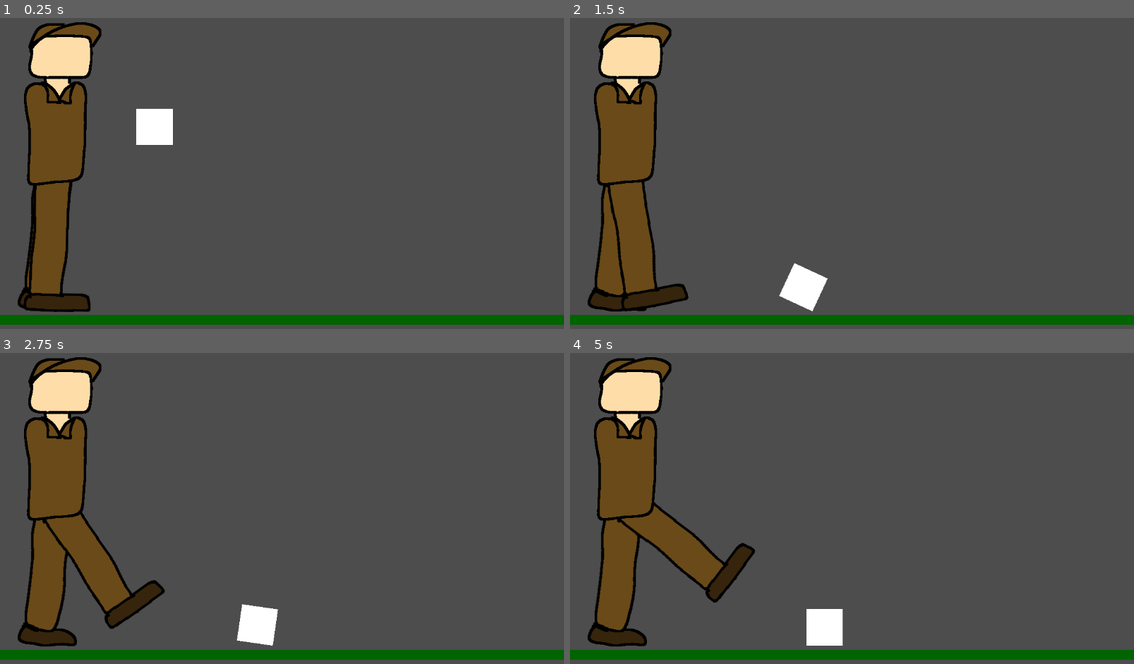
Above: before the commit, frames 1-4 (two rows, left to right).
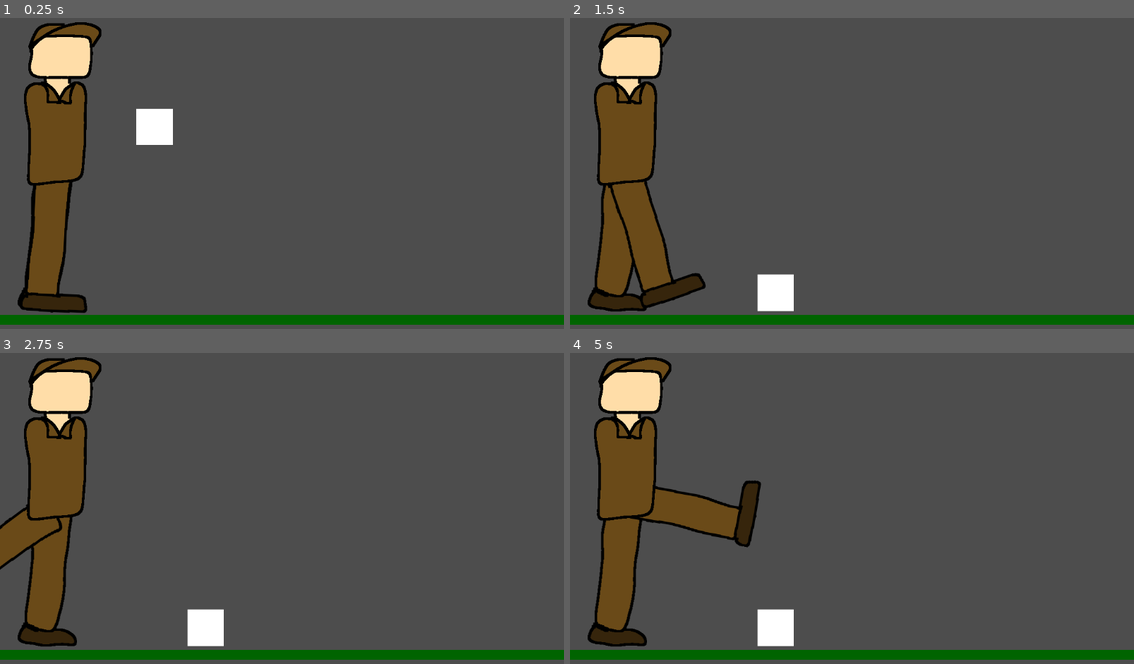
Above: after the commit, the same moments.

Repository: doctor-g/LD53
Game: Godot game, scene res://test_level.tscn
Same seed, same stepped clock (60 frames per second), same inputs: the game is played once before the commit and once after it.
Inputs:
- Up to frame 1 (0.25 s): no input
- Up to frame 2 (1.5 s): tap Enter (drop) at 0.5, 0.6 s; tap Space (kick) at 1.35 s
- Up to frame 3 (2.75 s): tap Enter (drop) at 2.1 s
- Up to frame 4 (5 s): tap Space (kick) at 2.85, 4.35 s; tap Enter (drop) at 3.6 s

The runs differ from the first frame. In frame 1, 0.6% of the frame differs, in the area x 3-17%, y 53-95%; in frame 2, 3.1%; in frame 3, 5.0%; in frame 4, 6.2%, in the area x 8-49%, y 41-95%.

Commit message:
Balance gravity to match height
Current scale is 300px=1m, which is three times Godot's default.

The package was also set to 0.5kg.

Diff:
--- a/project/project.godot
+++ b/project/project.godot
@@ -35,6 +35,10 @@
 2d_physics/layer_3="package"
 2d_physics/layer_4="ground"
 
+[physics]
+
+2d/default_gravity=2940.0
+
 [rendering]
 
 renderer/rendering_method="gl_compatibility"
--- a/project/test_level.tscn
+++ b/project/test_level.tscn
@@ -20,6 +20,7 @@
 position = Vector2(276, 193)
 collision_layer = 4
 collision_mask = 13
+mass = 0.5
 freeze = true
 
 [node name="CollisionShape2D" type="CollisionShape2D" parent="Package"]
